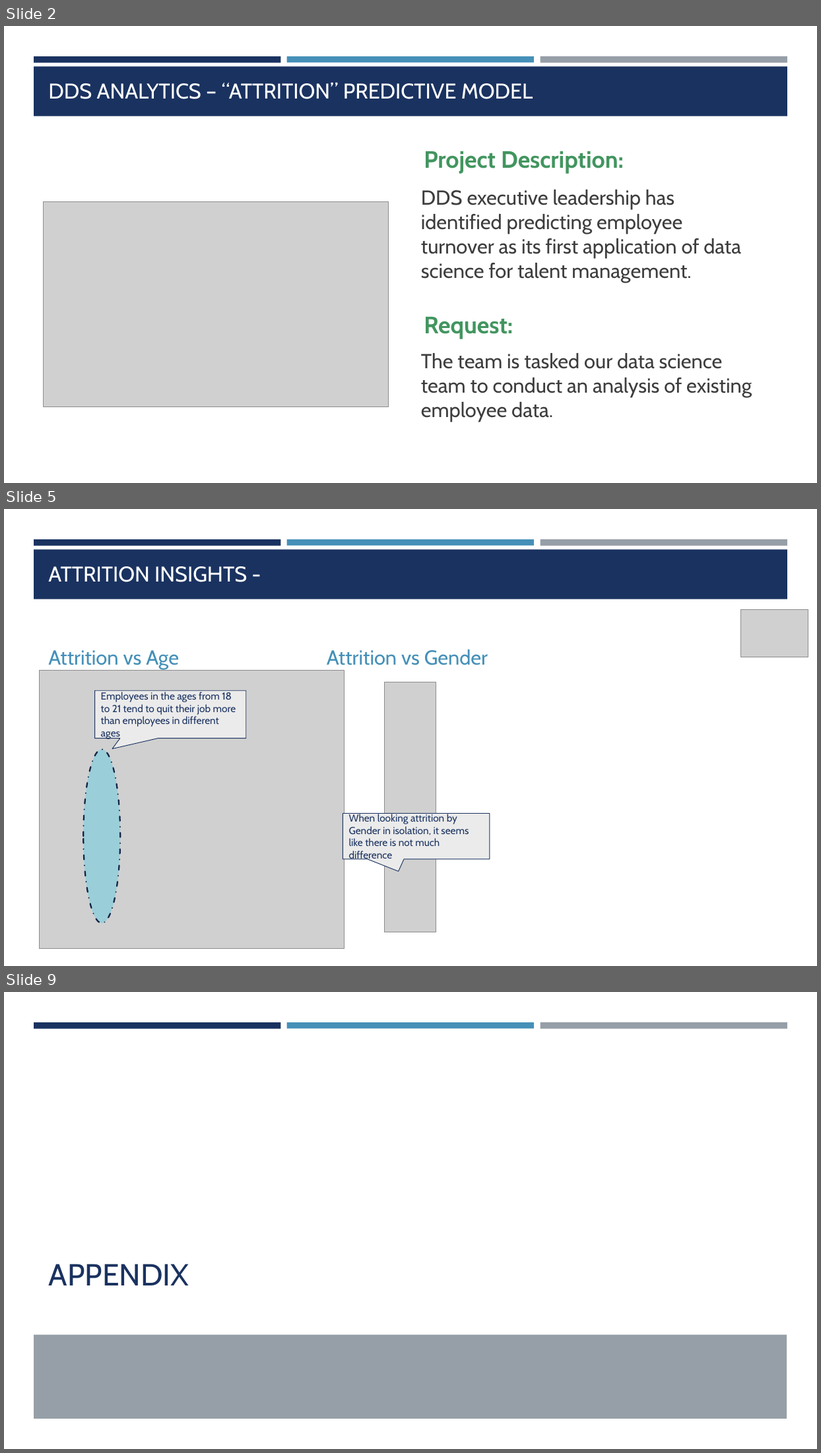
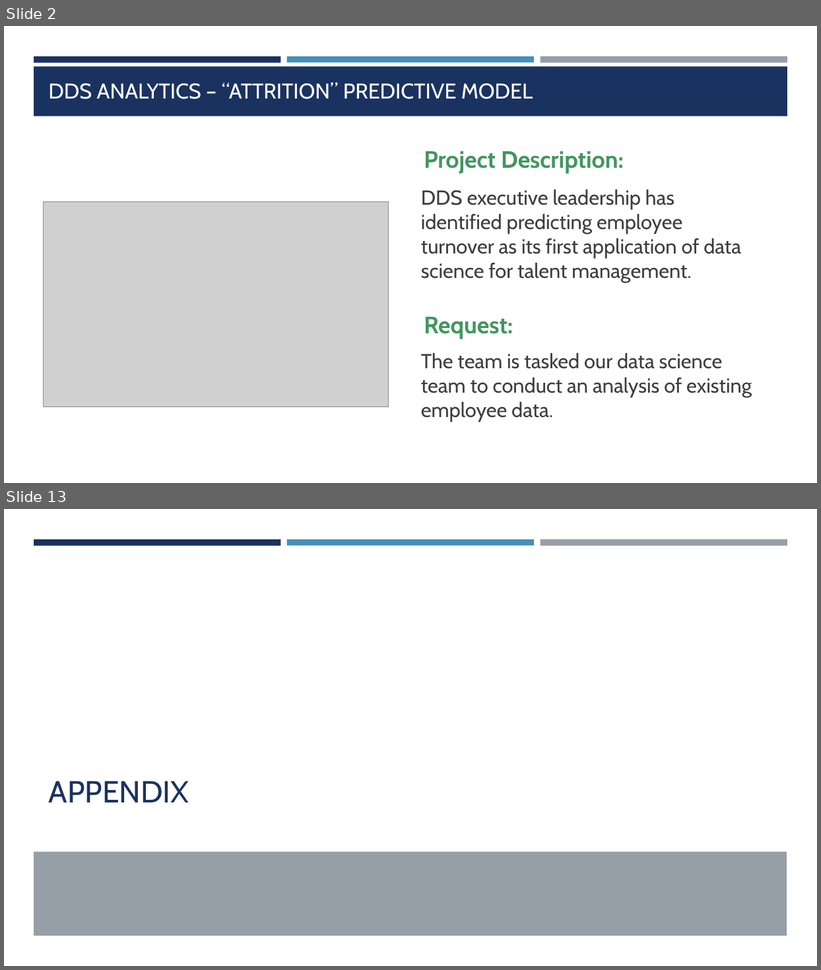
Before and after one commit to jainhsuya/msds.6306.case.study.2, a slide deck: Case Study 2.pptx. Shown one above the other, each under a label of ours: slides 2, 5 and 9 before the commit, slides 2 and 13 after it; the slides between them are not shown. The pictures are 821x1453 and 821x970 pixels, drawn with LibreOffice and Linux fonts; fonts in the diff are those of the drawing; grey boxes stand for pictures. Boxes give left, top, right and bottom in pixels: in the first picture for what was removed or moved away, otherwise in the second. Text is boxed around its words. In the diff, an @@ line names an element or a change of style, - is before the commit and + after.

```diff
--- a/Case Study 2.pptx
+++ b/Case Study 2.pptx
@@ slide 5 removed at bbox=[4, 509, 817, 966], background #FFFFFF; not listed: 4 template elements that a slide beside it also shows @@
@@ title removed at bbox=[48, 566, 247, 582] @@
-ATTRITION INSIGHTS -
@@ picture removed at bbox=[741, 610, 808, 658] @@
@@ text removed at bbox=[48, 650, 179, 669] @@
-Attrition vs Age
@@ text removed at bbox=[327, 650, 488, 665] @@
-Attrition vs Gender
@@ picture removed at bbox=[40, 670, 345, 949] @@
@@ picture removed at bbox=[385, 682, 436, 932] @@
@@ speech box removed at bbox=[95, 691, 246, 739] @@
-Employees in the ages from 18 to 21 tend to quit their job more than employees in different ages
@@ ellipse removed at bbox=[83, 749, 120, 923] @@
@@ speech box removed at bbox=[343, 813, 490, 859] @@
-When looking attrition by Gender in isolation, it seems like there is not much difference
@@ what was slide 9 is now slide 13 @@
```
Also in this commit, not shown: 5 slides changed, 5 slides added.
